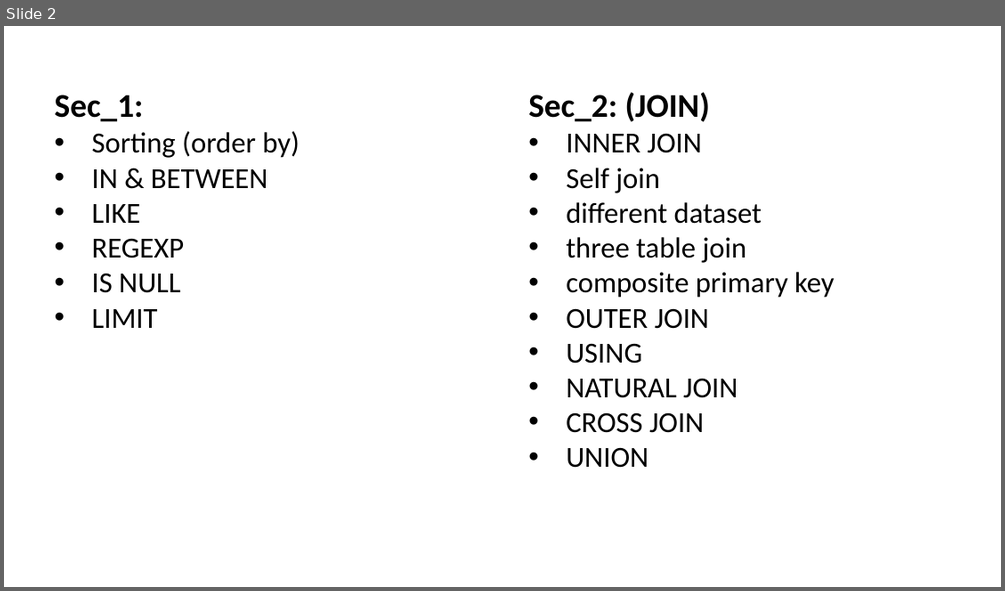
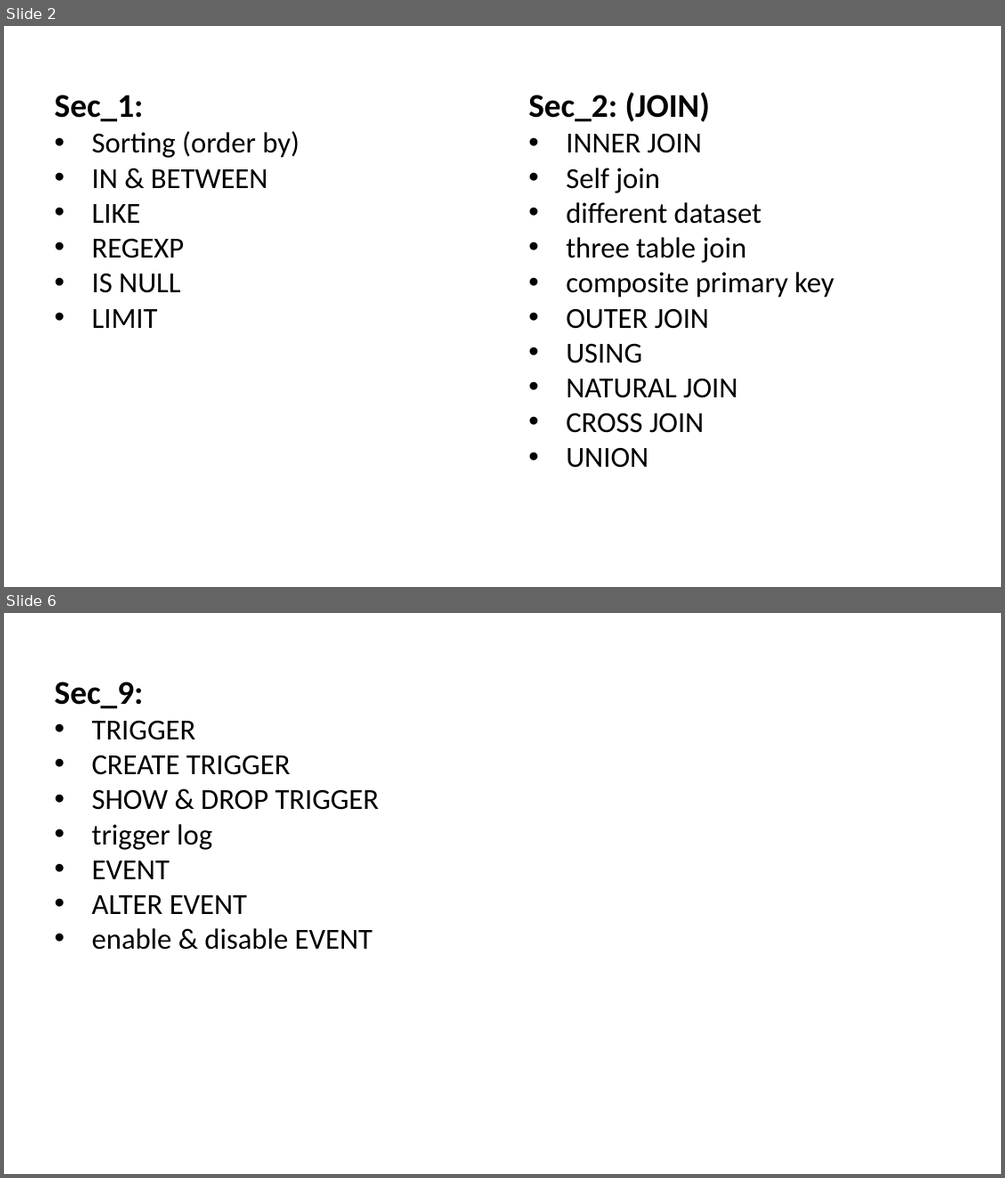
Before and after one commit to Amir-Hofo/Basic_SQL_Commands, a slide deck: list of content.pptx. Shown one above the other, each under a label of ours: slide 2 before the commit, slides 2 and 6 after it; the slides between them are not shown. The pictures are 1005x591 and 1005x1178 pixels, drawn with LibreOffice and Linux fonts; fonts in the diff are those of the drawing. Boxes give left, top, right and bottom in pixels: in the first picture for what was removed or moved away, otherwise in the second. Text is boxed around its words. In the diff, an @@ line names an element or a change of style, - is before the commit and + after.

```diff
--- a/list of content.pptx
+++ b/list of content.pptx
@@ slide 6 added at bbox=[4, 613, 1001, 1174], background #FFFFFF @@
@@ text added at bbox=[55, 682, 380, 949], 28 pt, text #000000 @@
+Sec_9:
+• TRIGGER
+• CREATE TRIGGER
+• SHOW & DROP TRIGGER
+• trigger log
+• EVENT
+• ALTER EVENT
+• enable & disable EVENT
```
Also in this commit, not shown: 3 slides changed, 1 slide removed, 2 other files.
